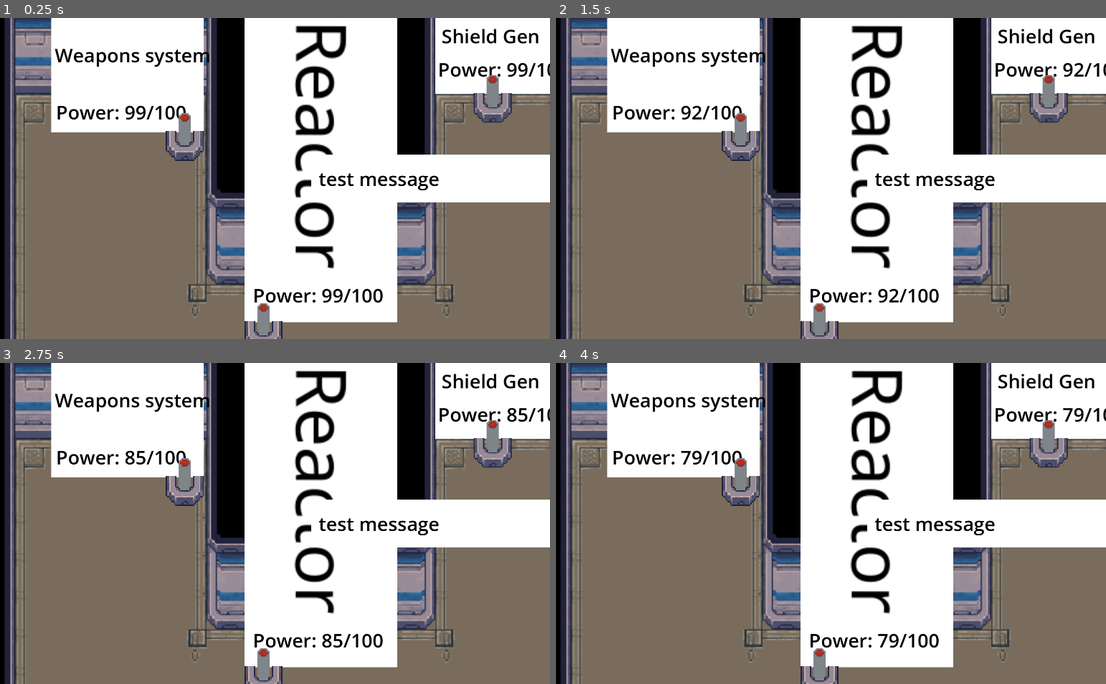
Above: before the commit, frames 1-4 (two rows, left to right).
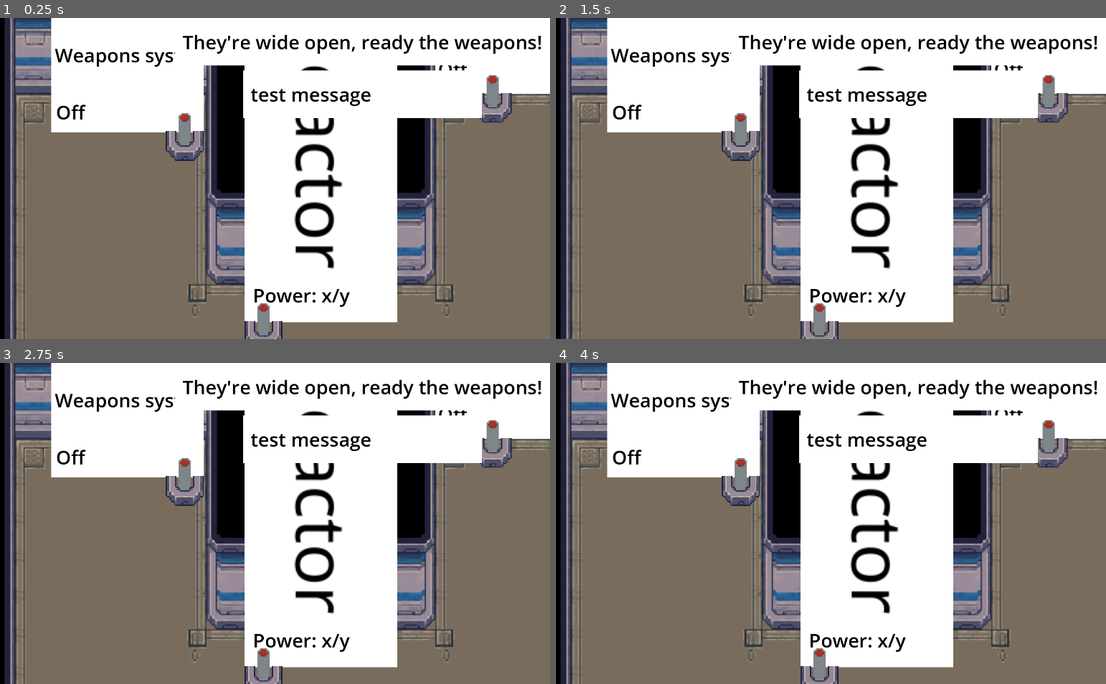
Above: after the commit, the same moments.

Repository: RichTeaMan/not-on-my-watch
Game: Godot game, scene res://scenes/engineering-room.tscn
Two runs of this game, one before a commit and one after it. Both use one fixed random seed, a clock stepped at 60 frames per second and the inputs below.
Inputs:
- Up to frame 1 (0.25 s): no input
- Up to frame 2 (1.5 s): hold D (right) 0.53-1.28 s; tap E (action) at 0.6, 1.35 s; hold S (down) from 1.28 s (still down)
- Up to frame 3 (2.75 s): release S (down) at 2.03 s; hold D (right) from 2.03 s (still down); tap E (action) at 2.1 s
- Up to frame 4 (4 s): release D (right) at 2.78 s; hold W (up) 2.78-3.53 s; tap E (action) at 2.85, 3.6 s; hold A (left) from 3.53 s (still down)

The runs differ from the first frame. In frame 1, 12% of the frame differs, in the area x 10-100%, y 0-90%; in frame 2, 12%; in frame 3, 12%; in frame 4, 12%.

Commit message:
Added AI system. Fleshed out subsystem gameplay.

Diff:
--- /dev/null
+++ b/ai/EnemyShip.gd
@@ -0,0 +1,36 @@
+class_name EnemyShip
+
+enum EnemyShipState {
+    IDLE,
+    PREPARING_ATTACK,
+    ATTACKING,
+    VULNERABLE
+}
+
+var timeMsToStateChange: float = 0.0
+var state: EnemyShipState = EnemyShipState.IDLE
+
+func process(delta: float):
+    timeMsToStateChange -= delta
+    if timeMsToStateChange < 0.0:
+        if state == EnemyShipState.ATTACKING:
+            Global.enemy_ship_attacked()
+        timeMsToStateChange = randi_range(1, 10)
+        match state:
+            EnemyShipState.PREPARING_ATTACK:
+                state = EnemyShipState.ATTACKING
+            _:
+                state = randInitialState()
+        Global.enemy_ship_state_changed(state)
+        print(state)
+
+func randInitialState() -> EnemyShipState:
+    match randi() % 3:
+        0:
+            return EnemyShipState.IDLE
+        1:
+            return EnemyShipState.PREPARING_ATTACK
+        2:
+            return EnemyShipState.VULNERABLE
+        _:
+            return EnemyShipState.IDLE
--- /dev/null
+++ b/assets/furniture/consumer-subsystem.gd
@@ -0,0 +1,25 @@
+class_name ConsumerSubsystem extends Node2D
+
+@export var POWER_USAGE: int = 30
+@export var SUBSYSTEM_ID: String
+
+@onready var label: Label = %label
+
+var is_enabled = false
+
+func _ready() -> void:
+    Global.on_button_pressed.connect(_on_button_pressed)
+
+
+func _process(_delta: float) -> void:
+    label.text = "On PU: %s" % POWER_USAGE if is_enabled else "Off"
+
+func _on_button_pressed(button_id: String):
+    if button_id != SUBSYSTEM_ID:
+        return
+    is_enabled = !is_enabled
+    var power_delta = POWER_USAGE if is_enabled else -POWER_USAGE
+    Global.increment_power_consumption(power_delta)
+
+func get_enabled_state() -> bool:
+    return is_enabled
--- a/assets/furniture/reactor/reactor.gd
+++ b/assets/furniture/reactor/reactor.gd
@@ -8,25 +8,20 @@
 var powerLevel = MAX_POWER
 var frames = 0
 
+var current_power_drain = 0
+
 func _ready() -> void:
     Global.on_button_pressed.connect(_on_button_pressed)
-
-# Called every frame. 'delta' is the elapsed time since the previous frame.
-func _process(delta: float) -> void:
-    if powerLevel <= 0:
-        return
-    if frames >= POWER_DRAIN_FRAMES:
-        powerLevel += -1
-        if powerLevel == MAX_POWER * 0.2:
-            UI.add_comm_message("HELP! Reactor is running low!")
-        frames = 0
-    else:
-        frames += 1
-
-    powerLabel.text = "Power: %s/%s" % [ powerLevel, MAX_POWER ]
-
+    Global.on_increment_power_consumption.connect(_on_increment_power_consumption)
 
 func _on_button_pressed(button_id: String):
     if button_id != "reactor":
         return
     powerLevel = MAX_POWER
+
+func _on_increment_power_consumption(power):
+    current_power_drain += power
+    powerLabel.text = "Draw power: %s" % [ current_power_drain ]
+    if current_power_drain > MAX_POWER:
+        UI.add_comm_message("HELP! Reactor is overloaded!")
+        powerLabel.text = "Draw power: %s OVERLOADED" % [ current_power_drain ]
--- a/assets/furniture/shield-generator/shield-generator.tscn
+++ b/assets/furniture/shield-generator/shield-generator.tscn
@@ -1,6 +1,6 @@
 [gd_scene load_steps=5 format=3 uid="uid://2652g0yxsf11"]
 
-[ext_resource type="Script" path="res://assets/furniture/shield-generator/shield_generator.gd" id="1_hu1pg"]
+[ext_resource type="Script" path="res://assets/furniture/consumer-subsystem.gd" id="1_8nnse"]
 [ext_resource type="Texture2D" uid="uid://cy50mgfvaxewv" path="res://assets/tile-white.png" id="1_wskuv"]
 [ext_resource type="PackedScene" uid="uid://cjpqjv4bkrjf8" path="res://assets/furniture/button/button.tscn" id="3_jectt"]
 
@@ -8,13 +8,13 @@
 size = Vector2(96, 64)
 
 [node name="Shield-generator" type="Node2D"]
-script = ExtResource("1_hu1pg")
+script = ExtResource("1_8nnse")
 
 [node name="Sprite2D" type="Sprite2D" parent="."]
 scale = Vector2(3, 2)
 texture = ExtResource("1_wskuv")
 
-[node name="Label" type="Label" parent="."]
+[node name="name_label" type="Label" parent="."]
 modulate = Color(0, 0, 0, 1)
 offset_left = -43.0
 offset_top = -28.0
@@ -22,7 +22,7 @@
 offset_bottom = 23.0
 text = "Shield Gen"
 
-[node name="power_label" type="Label" parent="."]
+[node name="label" type="Label" parent="."]
 unique_name_in_owner = true
 modulate = Color(0, 0, 0, 1)
 offset_left = -46.0
--- a/assets/furniture/shield-generator/shield_generator.gd
+++ /dev/null
@@ -1,31 +0,0 @@
-extends Node2D
-
-
-@export var MAX_SHIELD: int = 100
-@export var POWER_DRAIN_FRAMES = 10
-
-@onready var powerLabel: Label = %power_label
-
-var powerLevel = MAX_SHIELD
-var frames = 0
-
-# Called when the node enters the scene tree for the first time.
-func _ready() -> void:
-    Global.on_button_pressed.connect(_on_button_pressed)
-
-
-func _process(delta: float) -> void:
-    if powerLevel <= 0:
-        return
-    if frames >= POWER_DRAIN_FRAMES:
-        powerLevel += -1
-        frames = 0
-    else:
-        frames += 1
-
-    powerLabel.text = "Power: %s/%s" % [ powerLevel, MAX_SHIELD ]
-
-func _on_button_pressed(button_id: String):
-    if button_id != "shield":
-        return
-    powerLevel = MAX_SHIELD
--- a/assets/furniture/weapons/weapons.gd
+++ /dev/null
@@ -1,31 +0,0 @@
-extends Node2D
-
-
-@export var MAX_POWER: int = 100
-@export var POWER_DRAIN_FRAMES = 10
-
-@onready var powerLabel: Label = %power_label
-
-var powerLevel = MAX_POWER
-var frames = 0
-
-# Called when the node enters the scene tree for the first time.
-func _ready() -> void:
-    Global.on_button_pressed.connect(_on_button_pressed)
-
-
-func _process(_delta: float) -> void:
-    if powerLevel <= 0:
-        return
-    if frames >= POWER_DRAIN_FRAMES:
-        powerLevel += -1
-        frames = 0
-    else:
-        frames += 1
-
-    powerLabel.text = "Power: %s/%s" % [ powerLevel, MAX_POWER ]
-
-func _on_button_pressed(button_id: String):
-    if button_id != "weapons":
-        return
-    powerLevel = MAX_POWER
--- a/assets/furniture/weapons/weapons.tscn
+++ b/assets/furniture/weapons/weapons.tscn
@@ -1,53 +1,20 @@
 [gd_scene load_steps=5 format=3 uid="uid://bskwjvmpgvw38"]
 
 [ext_resource type="Texture2D" uid="uid://cy50mgfvaxewv" path="res://assets/tile-white.png" id="1_askuv"]
+[ext_resource type="Script" path="res://assets/furniture/consumer-subsystem.gd" id="1_o244b"]
 [ext_resource type="PackedScene" uid="uid://cjpqjv4bkrjf8" path="res://assets/furniture/button/button.tscn" id="3_aectt"]
-
-[sub_resource type="GDScript" id="GDScript_hx5ek"]
-script/source = "extends Node2D
-
-
-@export var MAX_SHIELD: int = 100
-@export var POWER_DRAIN_FRAMES = 10
-
-@onready var powerLabel: Label = %power_label
-
-var powerLevel = MAX_SHIELD
-var frames = 0
-
-# Called when the node enters the scene tree for the first time.
-func _ready() -> void:
-    Global.on_button_pressed.connect(_on_button_pressed)
-
-
-func _process(delta: float) -> void:
-    if powerLevel <= 0:
-        return
-    if frames >= POWER_DRAIN_FRAMES:
-        powerLevel += -1
-        frames = 0
-    else:
-        frames += 1
-
-    powerLabel.text = \"Power: %s/%s\" % [ powerLevel, MAX_SHIELD ]
-
-func _on_button_pressed(button_id: String):
-    if button_id != \"weapons\":
-        return
-    powerLevel = MAX_SHIELD
-"
 
 [sub_resource type="RectangleShape2D" id="RectangleShape2D_amh7t"]
 size = Vector2(128, 96)
 
 [node name="weapons" type="Node2D"]
-script = SubResource("GDScript_hx5ek")
+script = ExtResource("1_o244b")
 
 [node name="Sprite2D" type="Sprite2D" parent="."]
 scale = Vector2(4, 3)
 texture = ExtResource("1_askuv")
 
-[node name="Label" type="Label" parent="."]
+[node name="name_label" type="Label" parent="."]
 modulate = Color(0, 0, 0, 1)
 offset_left = -61.0
 offset_top = -28.0
@@ -55,7 +22,7 @@
 offset_bottom = 23.0
 text = "Weapons system"
 
-[node name="power_label" type="Label" parent="."]
+[node name="label" type="Label" parent="."]
 unique_name_in_owner = true
 modulate = Color(0, 0, 0, 1)
 offset_left = -60.0
--- a/scenes/engineering-room.tscn
+++ b/scenes/engineering-room.tscn
@@ -1,6 +1,7 @@
-[gd_scene load_steps=6 format=4 uid="uid://c2vq0a0joo1m6"]
+[gd_scene load_steps=7 format=4 uid="uid://c2vq0a0joo1m6"]
 
 [ext_resource type="TileSet" uid="uid://cuhjq1vosjrim" path="res://assets/grids/scifi-tilemap.tres" id="1_07b2t"]
+[ext_resource type="Script" path="res://scenes/engineering_room.gd" id="1_w7vme"]
 [ext_resource type="PackedScene" uid="uid://dpa0f23iv28qh" path="res://assets/characters/oran/oran.tscn" id="2_xyft2"]
 [ext_resource type="PackedScene" uid="uid://ctxsy6incefdm" path="res://assets/furniture/reactor/reactor.tscn" id="3_f62ad"]
 [ext_resource type="PackedScene" uid="uid://bskwjvmpgvw38" path="res://assets/furniture/weapons/weapons.tscn" id="5_8fw0f"]
@@ -8,6 +9,7 @@
 
 [node name="engineering-room" type="Node2D"]
 y_sort_enabled = true
+script = ExtResource("1_w7vme")
 
 [node name="tiles" type="Node2D" parent="."]
 
@@ -29,8 +31,13 @@
 [node name="Reactor" parent="furniture" instance=ExtResource("3_f62ad")]
 position = Vector2(288, 128)
 
-[node name="Shield-generator" parent="furniture" instance=ExtResource("5_kjb57")]
+[node name="shield" parent="furniture" instance=ExtResource("5_kjb57")]
+unique_name_in_owner = true
 position = Vector2(432, 32)
+POWER_USAGE = 60
+SUBSYSTEM_ID = "shield"
 
 [node name="weapons" parent="furniture" instance=ExtResource("5_8fw0f")]
 position = Vector2(126, 48)
+POWER_USAGE = 60
+SUBSYSTEM_ID = "weapons"
--- /dev/null
+++ b/scenes/engineering_room.gd
@@ -0,0 +1,29 @@
+extends Node2D
+
+@export var enemy_ship_count: int = 1
+
+@onready var shield: ConsumerSubsystem = %shield
+
+var enemy_ships: Array[EnemyShip] = []
+
+func _ready() -> void:
+    Global.on_enemy_ship_state_changed.connect(_on_enemy_ship_state_changed)
+    Global.on_enemy_ship_attacked.connect(_on_enemy_ship_attacked)
+    for i in range(0, enemy_ship_count):
+        enemy_ships.append(EnemyShip.new())
+
+func _process(delta: float) -> void:
+    for enemy_ship in enemy_ships:
+        enemy_ship.process(delta)
+
+func _on_enemy_ship_state_changed(enemy_ship_state: EnemyShip.EnemyShipState) -> void:
+    if enemy_ship_state == EnemyShip.EnemyShipState.ATTACKING:
+        UI.add_comm_message("They're preparing to attack!")
+    elif enemy_ship_state == EnemyShip.EnemyShipState.VULNERABLE:
+        UI.add_comm_message("They're wide open, ready the weapons!")
+
+func _on_enemy_ship_attacked() -> void:
+    if shield.get_enabled_state():
+        UI.add_comm_message("They hit our shield, ha!");
+    else:
+        UI.add_comm_message("We've been hit!")
--- a/singletons/global.gd
+++ b/singletons/global.gd
@@ -1,14 +1,26 @@
 extends Node2D
 
 signal on_button_pressed(button_id)
+signal on_enemy_ship_attacked()
+signal on_enemy_ship_state_changed(enemyShipState)
+signal on_increment_power_consumption(power)
 
 var character_body
 
-func register_player_body(character_body: CharacterBody2D) -> void:
-    self.character_body = character_body
+func register_player_body(p_character_body: CharacterBody2D) -> void:
+    self.character_body = p_character_body
 
 func fetch_player_body() -> CharacterBody2D:
     return self.character_body
 
 func button_pressed(button_id: String) -> void:
     on_button_pressed.emit(button_id)
+
+func enemy_ship_attacked() -> void:
+    on_enemy_ship_attacked.emit()
+
+func enemy_ship_state_changed(enemyShipState: EnemyShip.EnemyShipState) -> void:
+    on_enemy_ship_state_changed.emit(enemyShipState)
+
+func increment_power_consumption(power: int) -> void:
+    on_increment_power_consumption.emit(power)
--- a/singletons/ui.tscn
+++ b/singletons/ui.tscn
@@ -15,20 +15,18 @@
 
 [node name="right" type="MarginContainer" parent="."]
 layout_mode = 1
-anchors_preset = 6
+anchors_preset = 1
 anchor_left = 1.0
-anchor_top = 0.5
 anchor_right = 1.0
-anchor_bottom = 0.5
 offset_left = -200.0
-offset_top = -20.0
-offset_bottom = 20.0
+offset_bottom = 40.0
 grow_horizontal = 0
-grow_vertical = 2
 
 [node name="comms-messages" type="VBoxContainer" parent="right"]
 unique_name_in_owner = true
 layout_mode = 2
+size_flags_horizontal = 8
+size_flags_vertical = 0
 
 [node name="Comms-message" parent="right/comms-messages" instance=ExtResource("1_wus78")]
 layout_mode = 2
